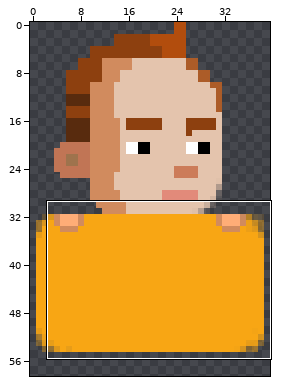
Two versions of one pixel-art sprite, img/man.png. Above, an overview of the earlier version with the close-up marked.
Close-up. Old version:
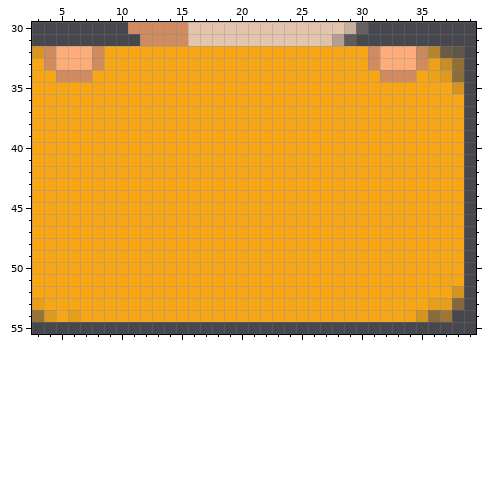
The file is 40x62 pixels. Pixels under 10% opacity are left out. Colours within 5 levels of each other are drawn and written as one. Shown: x 3..39, y 30..55. The wide view leaves out empty margins.
Now the later version:
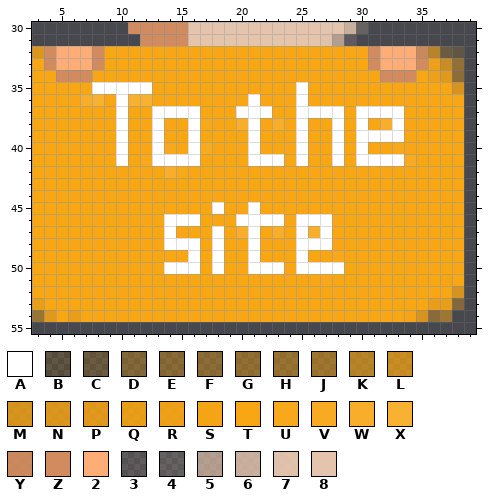
Palette (. is transparent): A #ffffff  B #f8a61425  C #f8a61434  D #f8a61456  E #f8a6145e  F #f8a61464  G #f8a6146d  H #f8a61474  J #f8a6147e  K #f8a614a3  L #f8a614ba  M #f8a614ce  N #f8a614d4  P #f8a614dc  Q #f8a614e8  R #f8a614ef  S #f8a614f9  T #f8a614  U #f8a81b  V #f8ab22  W #f8ae2a  X #f8b131  Y #d18b5ef3  Z #d18b5e  2 #ffad77  3 #e4c4ad28  4 #e4c4ad35  5 #e4c4adb1  6 #e4c4add3  7 #e4c4adf8  8 #e4c4ad
Edits made:
@@ x 3..39 @@
 34 TTZZZTTTTTTTTTTTTTTTTTTTTTTTTZZZTRPF.
-35 TTTTTTTTTTTTTTTTTTTTTTTTTTTTTTTTTTTM.
-36 TTTTTTTTTTTTTTTTTTTTTTTTTTTTTTTTTTTT.
-37 TTTTTTTTTTTTTTTTTTTTTTTTTTTTTTTTTTTT.
-38 TTTTTTTTTTTTTTTTTTTTTTTTTTTTTTTTTTTT.
-39 TTTTTTTTTTTTTTTTTTTTTTTTTTTTTTTTTTTT.
-40 TTTTTTTTTTTTTTTTTTTTTTTTTTTTTTTTTTTT.
-41 TTTTTTTTTTTTTTTTTTTTTTTTTTTTTTTTTTTT.
-42 TTTTTTTTTTTTTTTTTTTTTTTTTTTTTTTTTTTT.
+35 TTTTTAAAAATTTTTTTTTTTTATTTTTTTTTTTTM.
+36 TTTTWXTAXXTTTTTTTTATTTATTTTTTTTTTTTT.
+37 TTTTTTTATTAAAATTTAAATTAAAATAAAATTTTT.
+38 TTTTTTTATTATTAUTTWATWTATTATATWATTTTT.
+39 TTTTTTTATTATTATTTTATTTATTATAAAATTTTT.
+40 TTTTTTTATTAUTAVTTTATTTATTATATTUTTTTT.
+41 TTTTTTTATUAAAATTTTAAATATTATAAAAVTTTT.
+42 TTTTTTTTTTTWUTTTTTTTTTTTTTTTTTTTTTTT.
 43 TTTTTTTTTTTTTTTTTTTTTTTTTTTTTTTTTTTT.
 44 TTTTTTTTTTTTTTTTTTTTTTTTTTTTTTTTTTTT.
-45 TTTTTTTTTTTTTTTTTTTTTTTTTTTTTTTTTTTT.
-46 TTTTTTTTTTTTTTTTTTTTTTTTTTTTTTTTTTTT.
-47 TTTTTTTTTTTTTTTTTTTTTTTTTTTTTTTTTTTT.
-48 TTTTTTTTTTTTTTTTTTTTTTTTTTTTTTTTTTTT.
-49 TTTTTTTTTTTTTTTTTTTTTTTTTTTTTTTTTTTT.
-50 TTTTTTTTTTTTTTTTTTTTTTTTTTTTTTTTTTTT.
-51 TTTTTTTTTTTTTTTTTTTTTTTTTTTTTTTTTTST.
+45 TTTTTTTTTTTTTTTATTATTTTTTTTTTTTTTTTT.
+46 TTTTTTTTTTTAAATTTAAAATAAATTTTTTTTTTT.
+47 TTTTTTTTTTTATTTATWATWTAWATTTTTTTTTTT.
+48 TTTTTTTTTTTAAATATTATTTAAATTTTTTTTTTT.
+49 TTTTTTTTTTTTTATATTATTTATTUTTTTTTTTTT.
+50 TTTTTTTTTTTAAATATTAAATAAAATTTTTTTTTT.
+51 TTTTTTTTTTTTTTTTTTTTTTTTUTTTTTTTTTST.
 52 TTTTTTTTTTTTTTTTTTTTTTTTTTTTTTTTTTTM.
Pixel boxes of the changes (left, top, right, bottom) in both close-ups:
changed: (80, 82, 416, 286)
